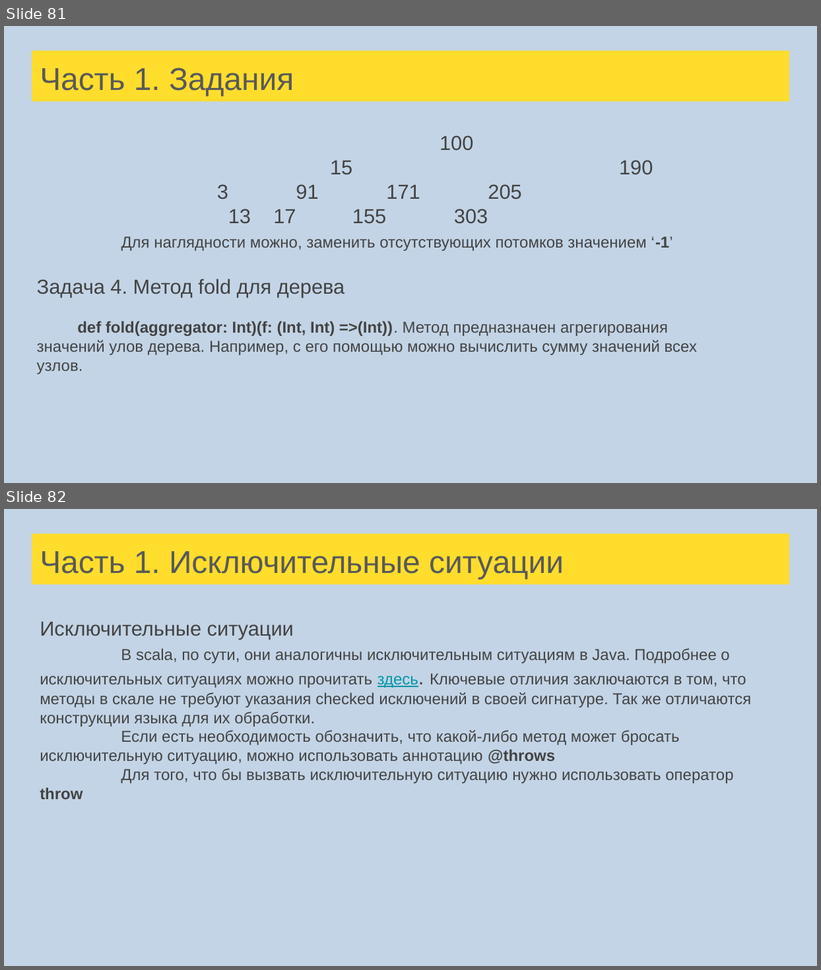
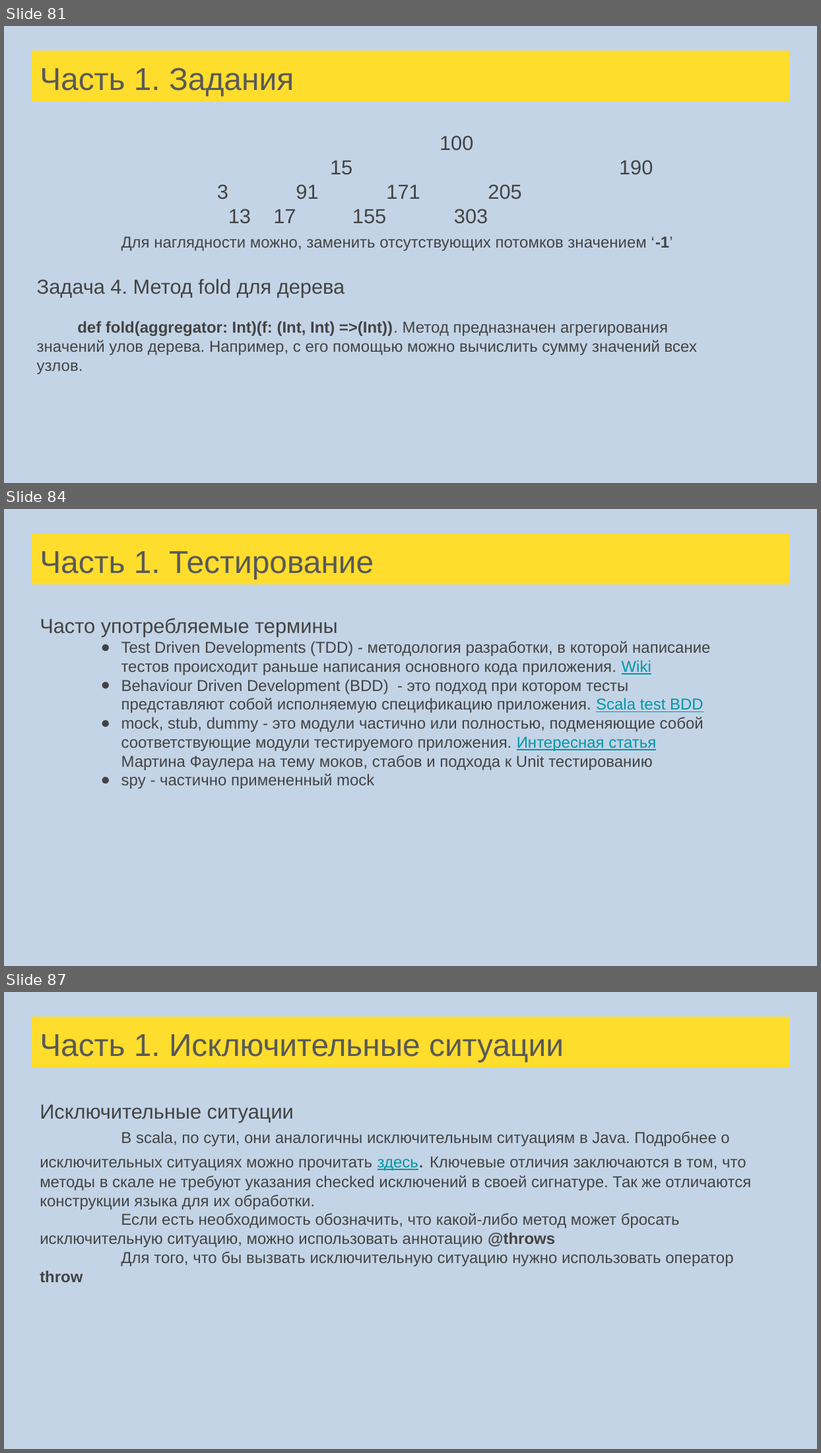
Before and after one commit to tralfamadore/ScalaLectures, a slide deck: src/main/resources/Лекции Scala для FinTech.pptx. Shown one above the other, each under a label of ours: slides 81 and 82 before the commit, slides 81, 84 and 87 after it; the slides between them are not shown. The pictures are 821x970 and 821x1453 pixels, drawn with LibreOffice and Linux fonts; fonts in the diff are those of the drawing. Boxes give left, top, right and bottom in pixels: in the first picture for what was removed or moved away, otherwise in the second. Text is boxed around its words. In the diff, an @@ line names an element or a change of style, - is before the commit and + after.

```diff
--- a/src/main/resources/Лекции Scala для FinTech.pptx
+++ b/src/main/resources/Лекции Scala для FinTech.pptx
@@ slide 84 added at [4, 509, 817, 966], background #C3D4E6 @@
@@ title added at [32, 533, 789, 585], fill #FFDD2D, 28 pt, text #595959 @@
+Часть 1. Тестирование
@@ text added at [40, 618, 710, 789], 14 pt, text #434343 @@
+Часто употребляемые термины
+● Test Driven Developments (TDD) - методология разработки, в которой написание тестов происходит раньше написания основного кода приложения. Wiki
+● Behaviour Driven Development (BDD) - это подход при котором тесты представляют собой исполняемую спецификацию приложения. Scala test BDD
+● mock, stub, dummy - это модули частично или полностью, подменяющие собой соответствующие модули тестируемого приложения. Интересная статья Мартина Фаулера на тему моков, стабов и подхода к Unit тестированию
+● spy - частично примененный mock
@@ what was slide 82 is now slide 87 @@
```
Also in this commit, not shown: 4 other slides added, 1 other file.
